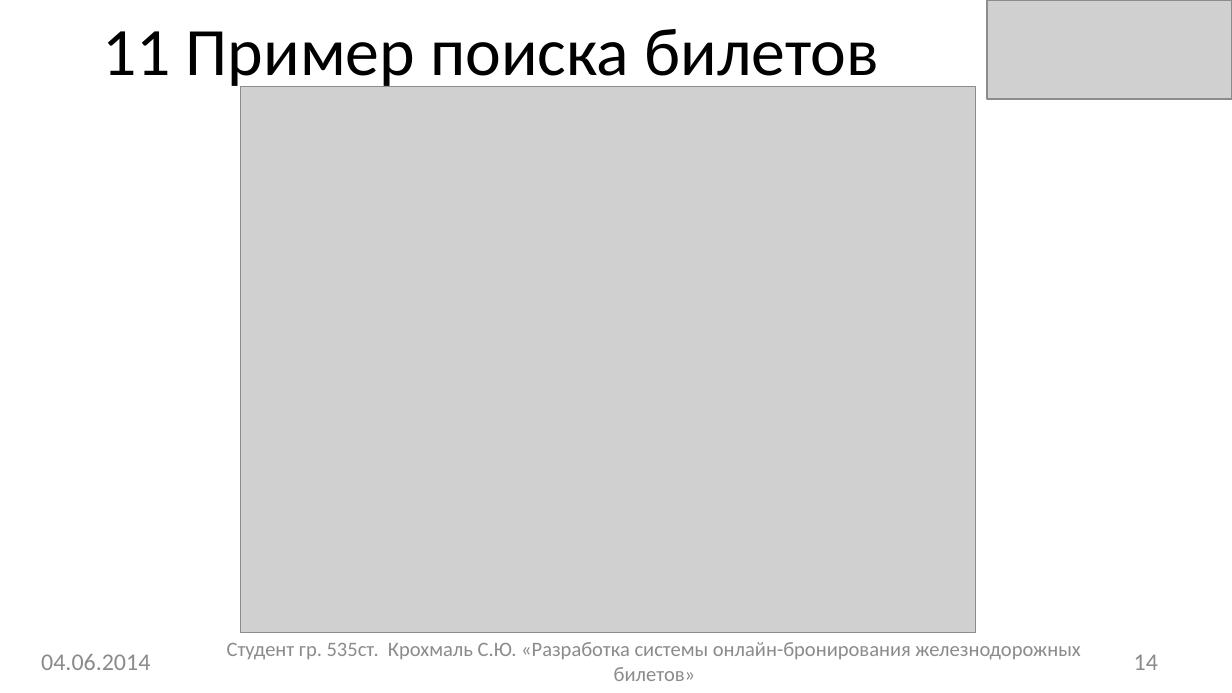
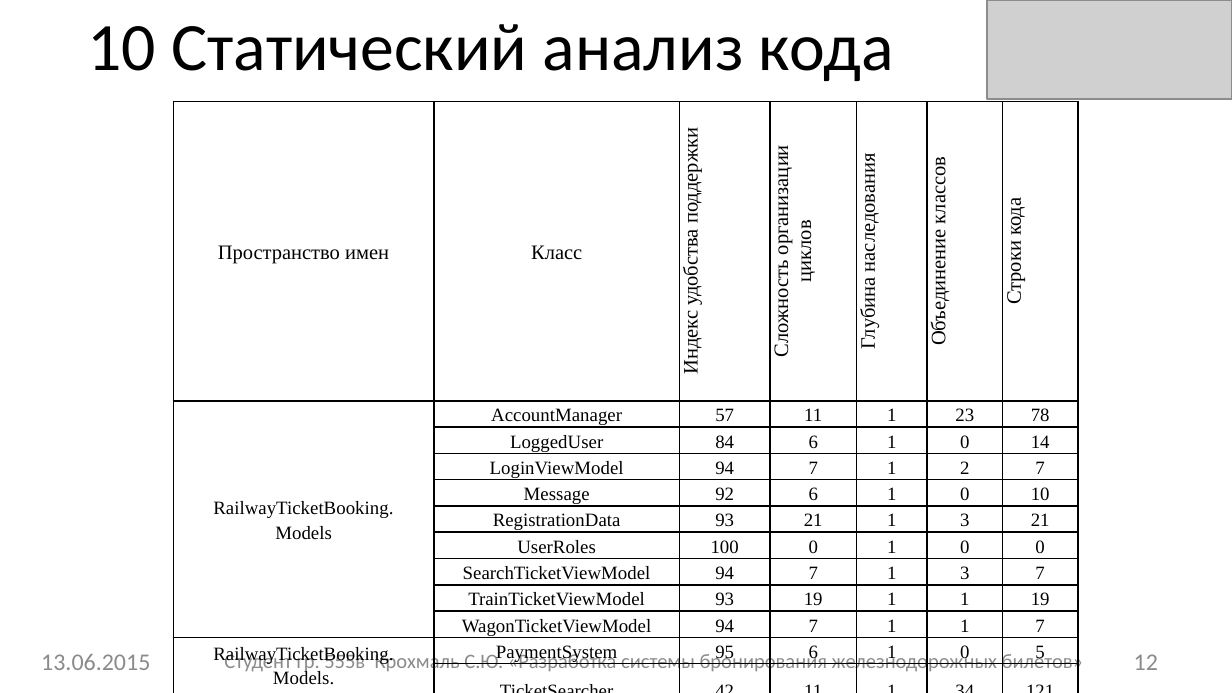
Before and after one commit to sergey-krokhmal/RailwayTicketBooking, a slide deck: slide 12 of Documentation/Презенташка.pptx (slide 14 before the commit). Drawn at 1232x693 pixels with LibreOffice and Linux fonts; fonts in the diff are those of the drawing; grey boxes stand for pictures. Boxes give left, top, right and bottom in pixels: in the first picture for what was removed or moved away, otherwise in the second. Text is boxed around its words. In the diff, an @@ line names an element or a change of style, - is before the commit and + after.

```diff
--- a/Documentation/Презенташка.pptx
+++ b/Documentation/Презенташка.pptx
@@ title at [88,24,894,81]: text changed @@
-11 Пример поиска билетов
+10 Статический анализ кода
@@ picture removed at [240,86,976,632] @@
@@ table added at [174,101,1077,689], 14 rows, 7 columns @@
+Пространство имен | Класс | Индекс удобства поддержки | Сложность организации циклов | Глубина наследования | Объединение классов | Строки кода
+RailwayTicketBooking. / Models | AccountManager | 57 | 11 | 1 | 23 | 78
+ | LoggedUser | 84 | 6 | 1 | 0 | 14
+ | LoginViewModel | 94 | 7 | 1 | 2 | 7
+ | Message | 92 | 6 | 1 | 0 | 10
+ | RegistrationData | 93 | 21 | 1 | 3 | 21
+ | UserRoles | 100 | 0 | 1 | 0 | 0
+ | SearchTicketViewModel | 94 | 7 | 1 | 3 | 7
+ | TrainTicketViewModel | 93 | 19 | 1 | 1 | 19
+ | WagonTicketViewModel | 94 | 7 | 1 | 1 | 7
+RailwayTicketBooking. / Models. / BusinessObjects | PaymentSystem | 95 | 6 | 1 | 0 | 5
+ | TicketSearcher | 42 | 11 | 1 | 34 | 121
+RailwayTicketBooking. / Models.BusinessObjects. / Payments | LiqPaySystem | 100 | 2 | 2 | 1 | 1
+ | Privat24System | 100 | 2 | 2 | 1 | 1
@@ text at [41,654,150,670]: text changed @@
-04.06.2014
+13.06.2015
@@ text at [224,651,1083,674]: text changed @@
-Студент гр. 535ст. Крохмаль С.Ю. «Разработка системы онлайн-бронирования железнодорожных билетов»
+Студент гр. 555в Крохмаль С.Ю. «Разработка системы бронирования железнодорожных билетов»
@@ page number at [1134,654,1158,670]: text changed @@
-14
+12
```
Also in this commit, not shown: 14 other slides changed, 1 slide added, 2 slides removed, 26 other files.
